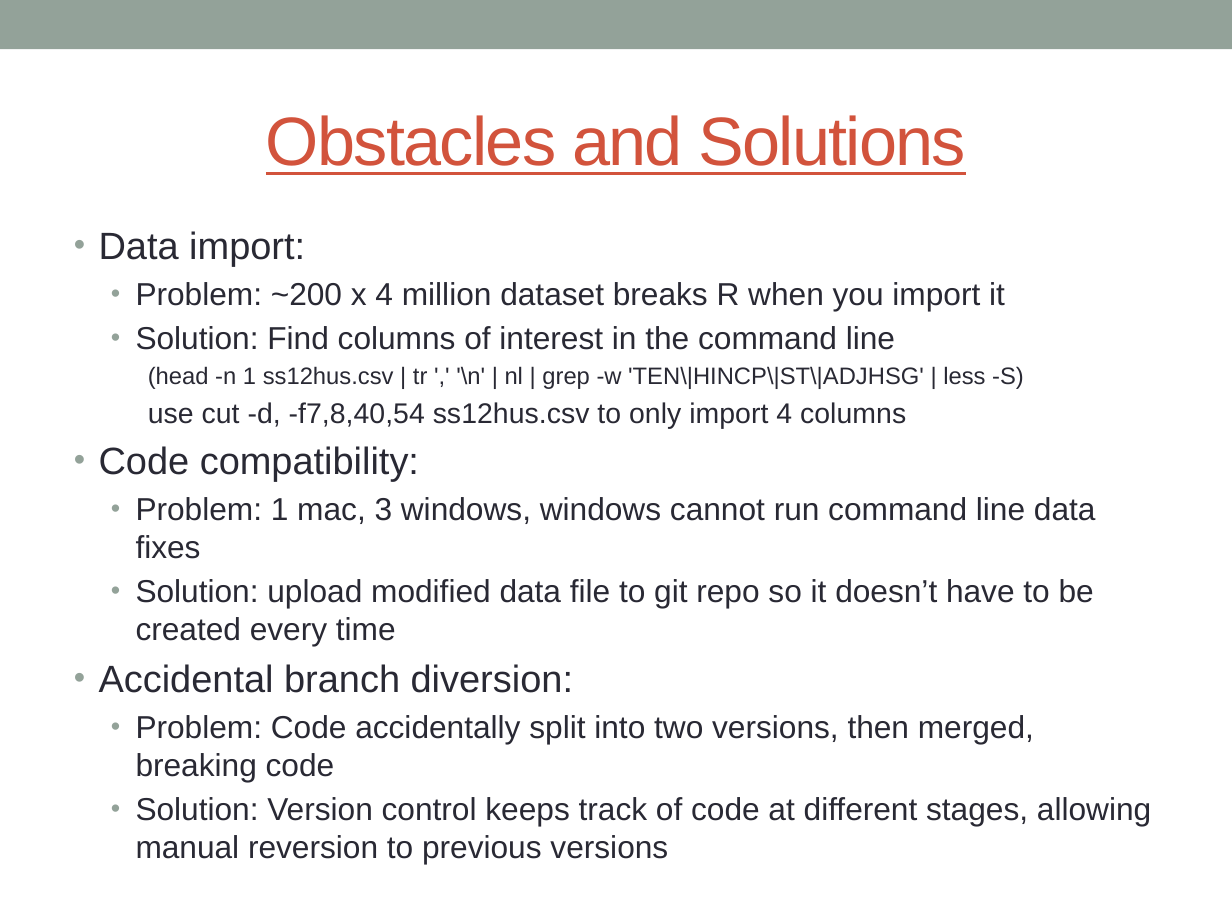
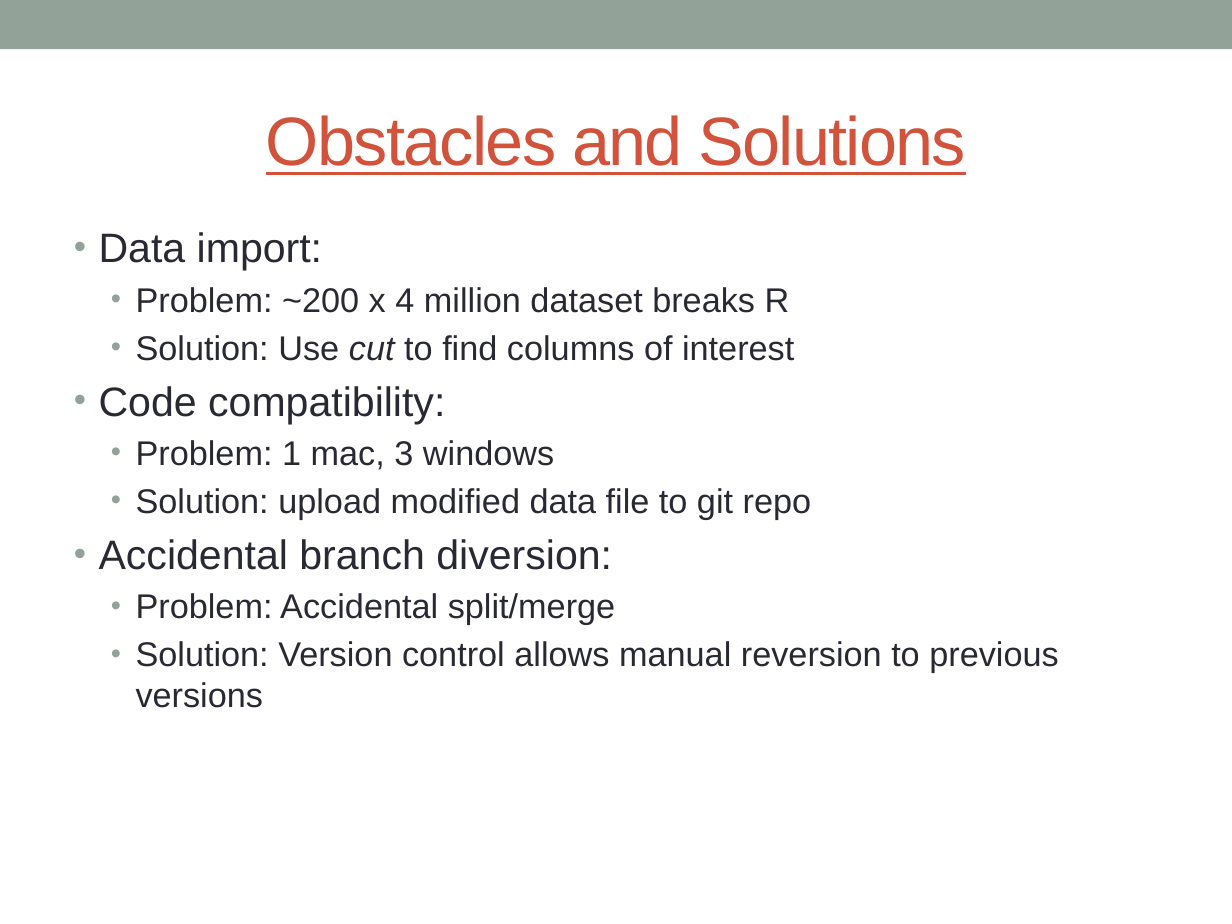
Before and after one commit to andy-olstad/599-POGS, a slide deck: slide 12 of Project 1 Powerpoint Jasmine Edit.pptx. Drawn at 1232x924 pixels with LibreOffice and Linux fonts; fonts in the diff are those of the drawing. Boxes give left, top, right and bottom in pixels: in the first picture for what was removed or moved away, otherwise in the second. Text is boxed around its words. In the diff, an @@ line names an element or a change of style, - is before the commit and + after.

Commit message:
Tim: updated powerpoint

```diff
--- a/Project 1 Powerpoint Jasmine Edit.pptx
+++ b/Project 1 Powerpoint Jasmine Edit.pptx
@@ text at [99, 232, 612, 570]: size 22.2 to 24 pt in "Data import:", "Code compatibility:", "Accidental branch diversion:" @@
@@ text at [136, 287, 794, 361]: text changed; size 18.5 to 20 pt @@
-  • Problem: ~200 x 4 million dataset breaks R when you import it
-  • Solution: Find columns of interest in the command line
-    (head -n 1 ss12hus.csv | tr ',' '\n' | nl | grep -w 'TEN\|HINCP\|ST\|ADJHSG' | less -S)
-    use cut -d, -f7,8,40,54 ss12hus.csv to only import 4 columns
+  • Problem: ~200 x 4 million dataset breaks R
+  • Solution: Use cut to find columns of interest
@@ text at [136, 440, 812, 519]: text changed; size 18.5 to 20 pt @@
-  • Problem: 1 mac, 3 windows, windows cannot run command line data fixes
-  • Solution: upload modified data file to git repo so it doesn’t have to be created every time
+  • Problem: 1 mac, 3 windows
+  • Solution: upload modified data file to git repo
@@ text at [136, 593, 1058, 708]: text changed; size 18.5 to 20 pt @@
-  • Problem: Code accidentally split into two versions, then merged, breaking code
-  • Solution: Version control keeps track of code at different stages, allowing manual reversion to previous versions
+  • Problem: Accidental split/merge
+  • Solution: Version control allows manual reversion to previous versions
```
Also in this commit, not shown: 7 other slides changed, 1 slide removed.
